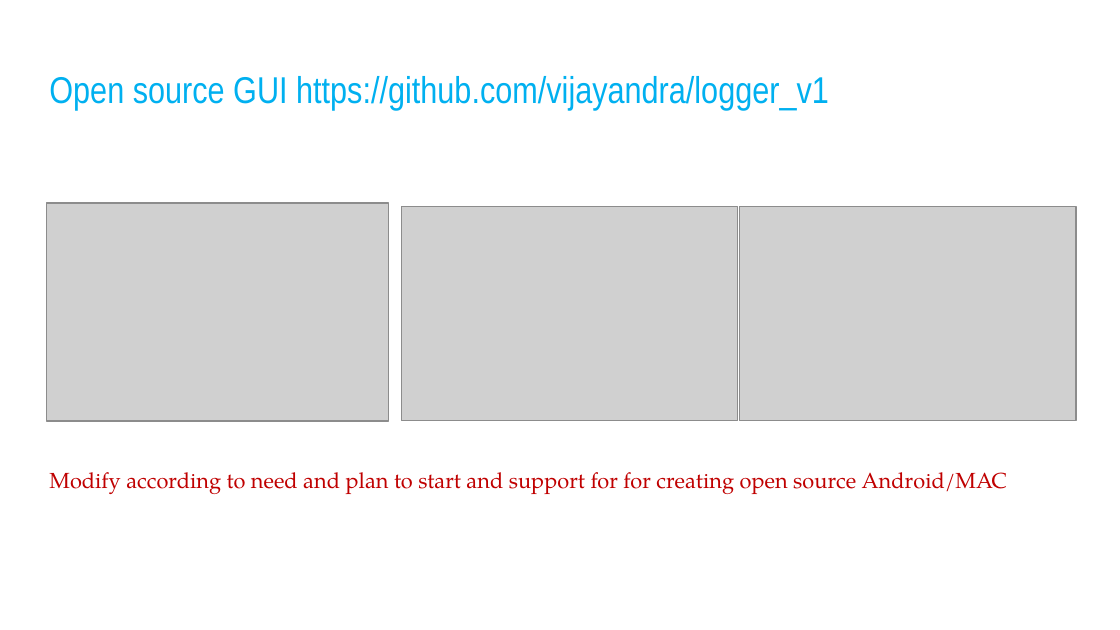
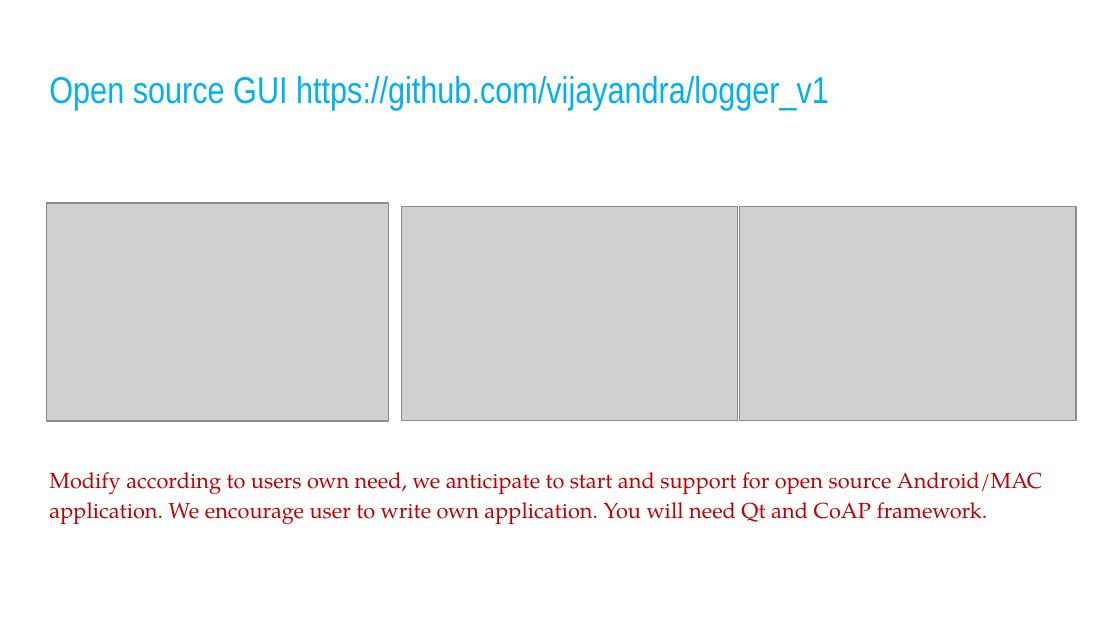
Before and after one commit to vijayandra/logger_v1, a slide deck: slide 2 of docs/Small Task Computer.pptx. Drawn at 1120x630 pixels with LibreOffice and Linux fonts; fonts in the diff are those of the drawing; grey boxes stand for pictures. Boxes give left, top, right and bottom in pixels: in the first picture for what was removed or moved away, otherwise in the second. Text is boxed around its words. In the diff, an @@ line names an element or a change of style, - is before the commit and + after.

Commit message:
Addition in docs/Small Task Computer.pptx

```diff
--- a/docs/Small Task Computer.pptx
+++ b/docs/Small Task Computer.pptx
@@ text at bbox=[49, 472, 1042, 524]: text changed @@
-Modify according to need and plan to start and support for for creating open source Android/MAC
+Modify according to users own need, we anticipate to start and support for open source Android/MAC application. We encourage user to write own application. You will need Qt and CoAP framework.
```
